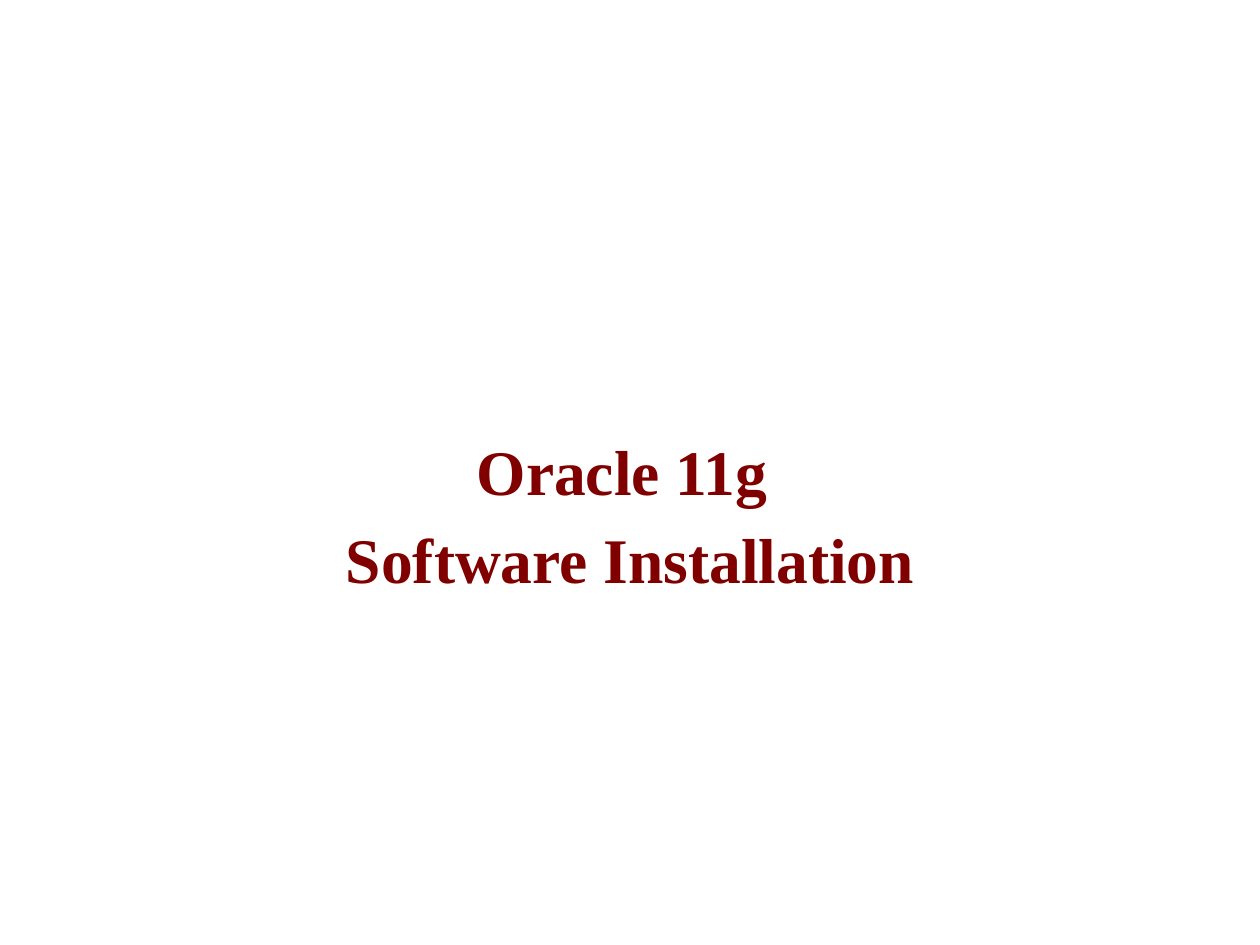
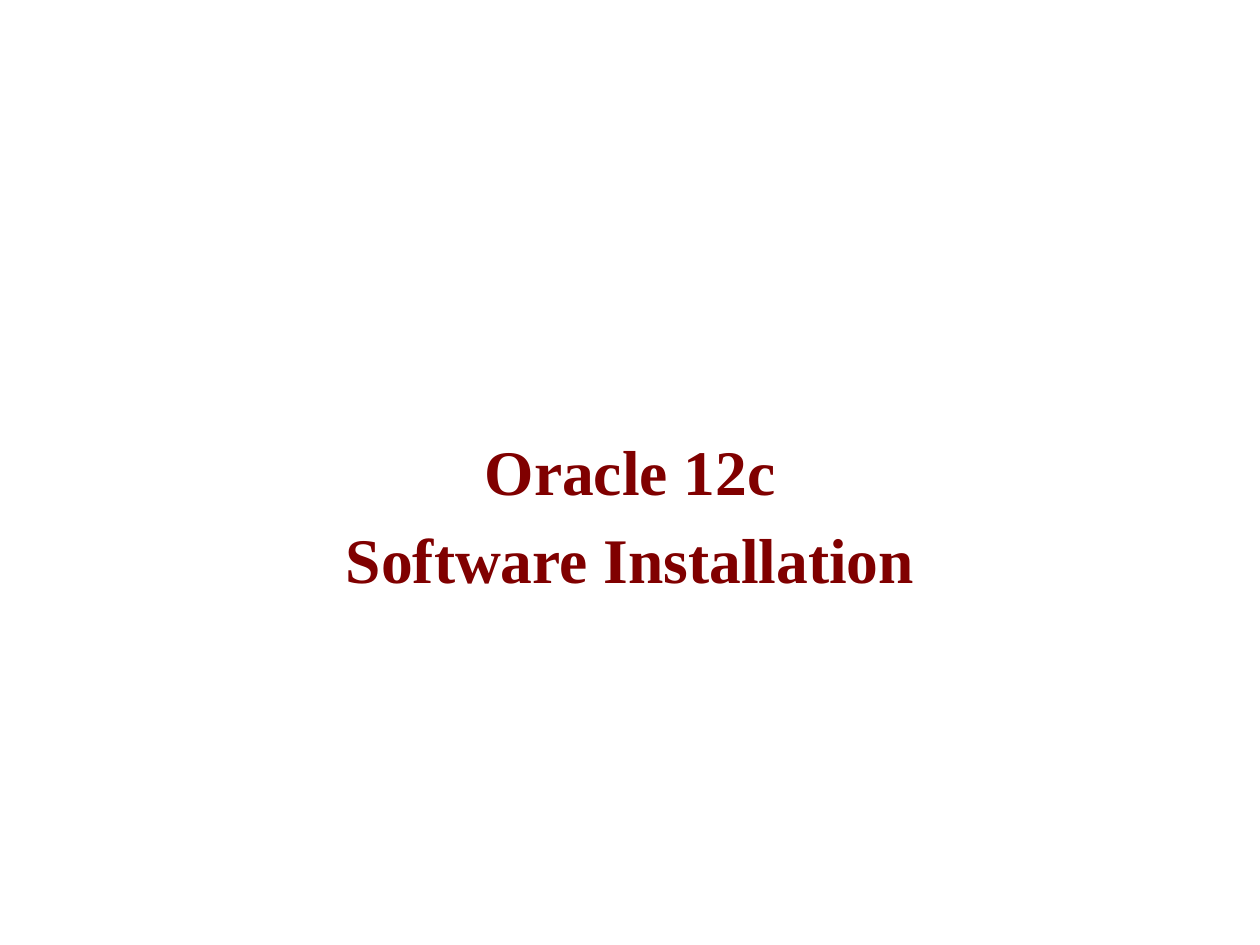
Before and after one commit to manjunathjituri/firstproject, a slide deck: slide 15 of 01_Architechture_Ambasa_Oracle11g_DBA.ppt. Drawn at 1260x945 pixels with LibreOffice and Linux fonts; fonts in the diff are those of the drawing; background and template pictures are left out. Boxes give left, top, right and bottom in pixels: in the first picture for what was removed or moved away, otherwise in the second. Text is boxed around its words. In the diff, an @@ line names an element or a change of style, - is before the commit and + after.

```diff
--- a/01_Architechture_Ambasa_Oracle11g_DBA.ppt
+++ b/01_Architechture_Ambasa_Oracle11g_DBA.ppt
@@ title at (346, 451, 914, 584): text changed @@
-Oracle 11g
-Software Installation
+Oracle 12c
+Software Installation
```
Also in this commit, not shown: 1 other slide changed.
